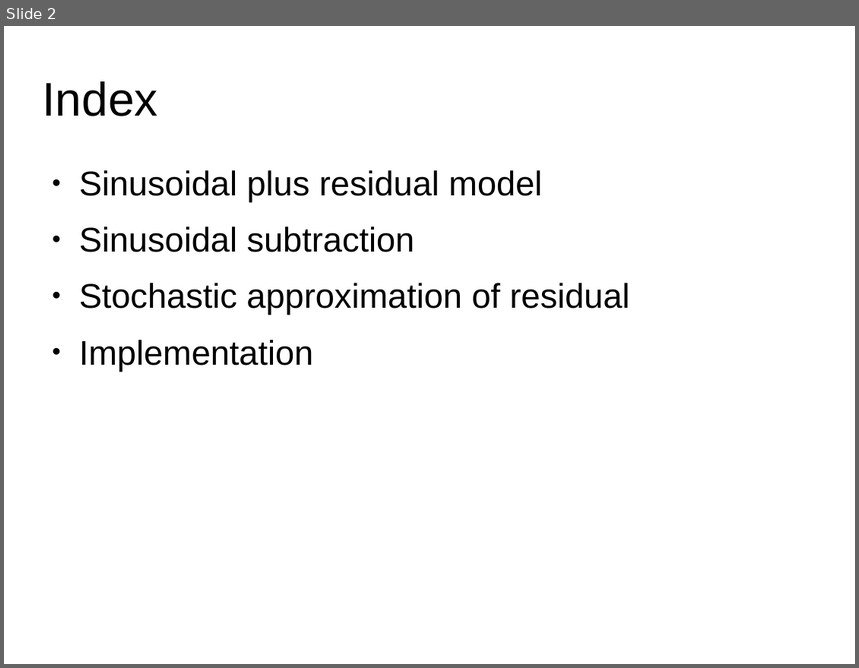
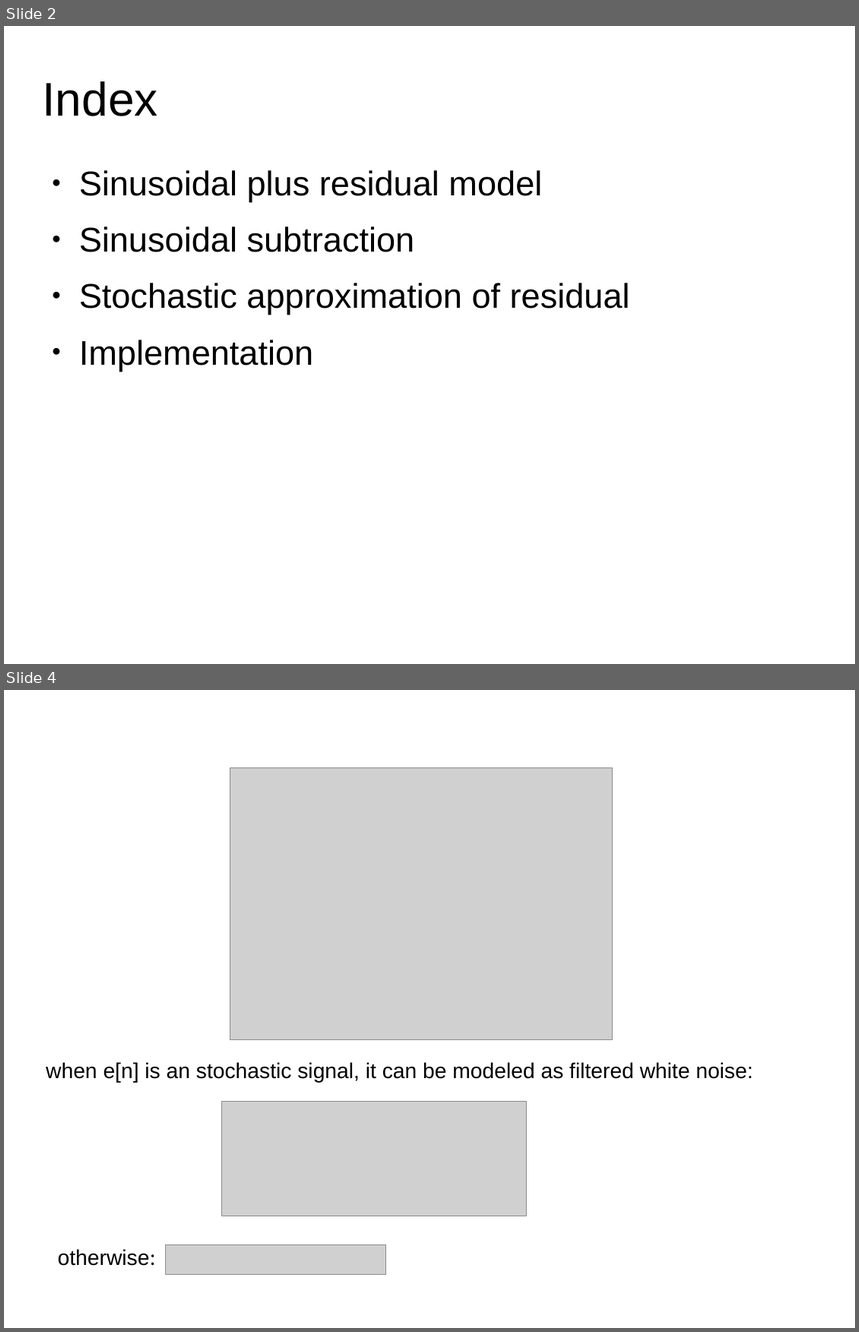
Before and after one commit to MTG/sms-tools, a slide deck: teaching-material/lectures/lect7-Sinusoidal-plus-Residual-model/7-Sinusoidal-plus-Residual-model.odp. Shown one above the other, each under a label of ours: slide 2 before the commit, slides 2 and 4 after it; the slides between them are not shown. The pictures are 859x668 and 859x1332 pixels, drawn with LibreOffice and Linux fonts; fonts in the diff are those of the drawing; grey boxes stand for pictures. Boxes give left, top, right and bottom in pixels: in the first picture for what was removed or moved away, otherwise in the second. Text is boxed around its words. In the diff, an @@ line names an element or a change of style, - is before the commit and + after.

```diff
--- a/teaching-material/lectures/lect7-Sinusoidal-plus-Residual-model/7-Sinusoidal-plus-Residual-model.odp
+++ b/teaching-material/lectures/lect7-Sinusoidal-plus-Residual-model/7-Sinusoidal-plus-Residual-model.odp
@@ slide 4 added at box(4, 690, 855, 1328), background #FFFFFF @@
@@ picture added at box(230, 768, 613, 1040) @@
@@ text added at box(46, 1062, 753, 1083), 20 pt, text #000000 @@
+when e[n] is an stochastic signal, it can be modeled as filtered white noise:
@@ picture added at box(222, 1102, 527, 1216) @@
@@ text added at box(58, 1249, 150, 1266), 20 pt, text #000000 @@
+otherwise:
@@ picture added at box(165, 1246, 386, 1274) @@
```
Also in this commit, not shown: 6 slides changed, 8 other slides added, 8 slides removed, 19 other files.
